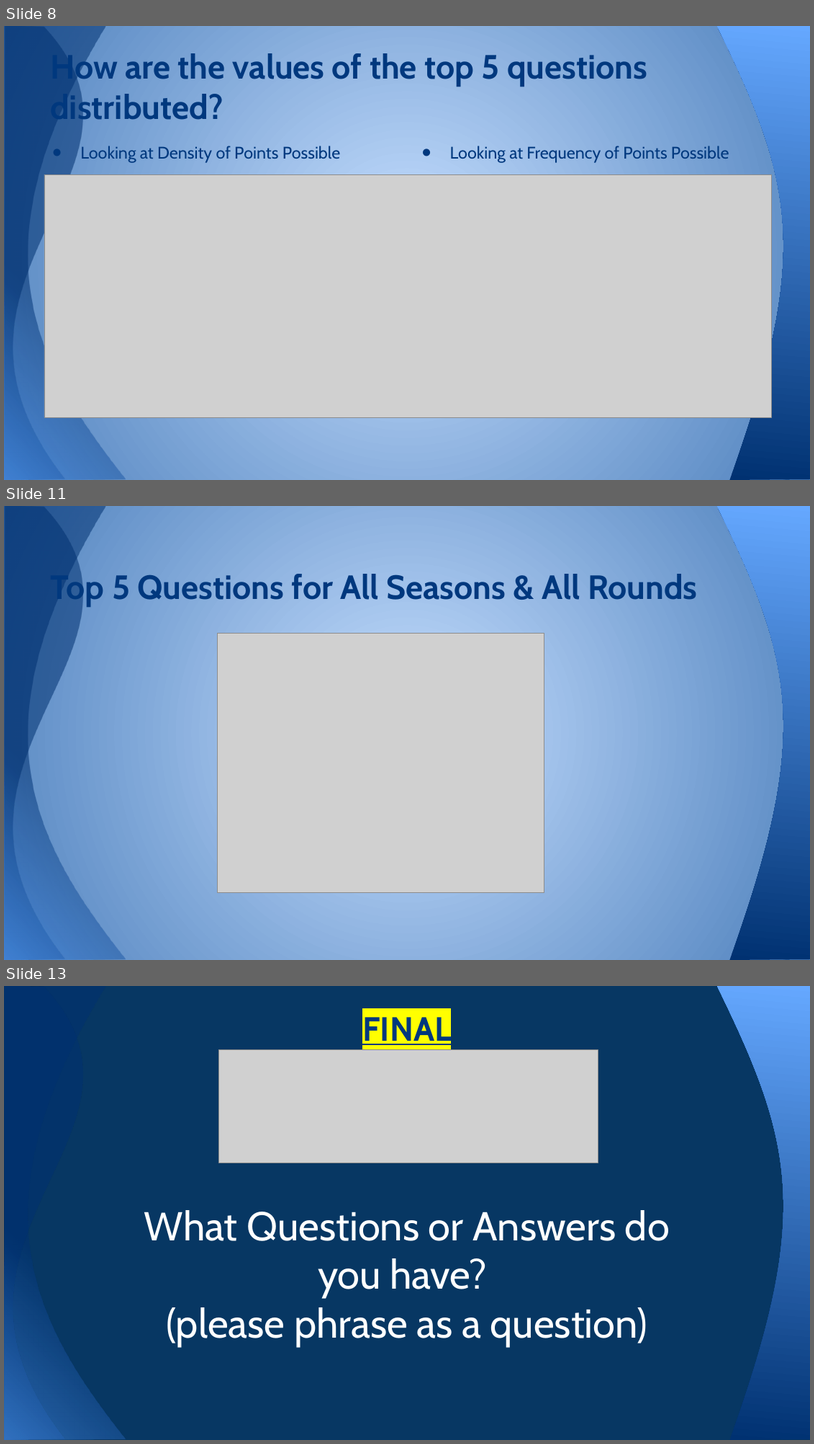
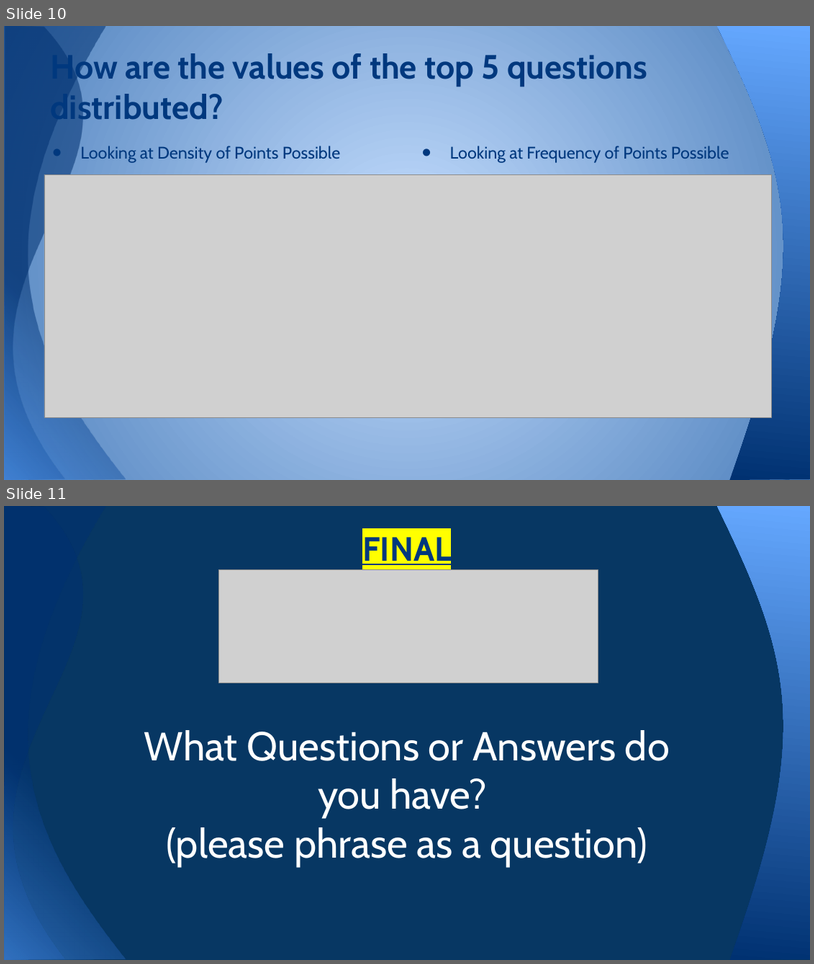
Before and after one commit to jlschmitz81/Project_One_Team_13, a slide deck: Jeopardy Powerpoint_Team13_Project1_FINAL.pptx. Shown one above the other, each under a label of ours: slides 8, 11 and 13 before the commit, slides 10 and 11 after it; the slides between them are not shown. The pictures are 814x1444 and 814x964 pixels, drawn with LibreOffice and Linux fonts; fonts in the diff are those of the drawing; grey boxes stand for pictures. Boxes give left, top, right and bottom in pixels: in the first picture for what was removed or moved away, otherwise in the second. Text is boxed around its words. In the diff, an @@ line names an element or a change of style, - is before the commit and + after.

```diff
--- a/Jeopardy Powerpoint_Team13_Project1_FINAL.pptx
+++ b/Jeopardy Powerpoint_Team13_Project1_FINAL.pptx
@@ slide 11 removed at box(4, 506, 810, 960), background gradient #C6DFFF to #4F81BD; not listed: 3 template elements that a slide beside it also shows @@
@@ title removed at box(50, 570, 697, 607) @@
-Top 5 Questions for All Seasons & All Rounds
@@ picture removed at box(218, 633, 544, 893) @@
@@ what was slide 8 is now slide 10 @@
@@ what was slide 13 is now slide 11 @@
```
Also in this commit, not shown: 2 slides added, 3 other slides removed.
